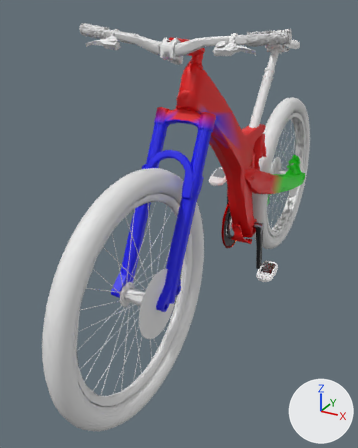
What one commit did to the glTF model apps/client/public/models/bikes/mtb.glb.
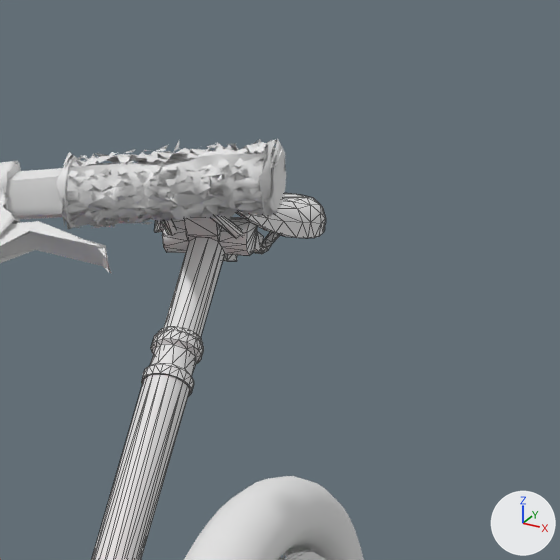
There are two pictures of each version: one whole from a 50 mm lens placed at (0.613, -1.63, 1.021), pointed at (-0.127, -0.284, 0.348), one close up on the part from 65% to 97% of the width and 0% to 26% of the height. Lighting does not change. The marker at lower right points along +X, +Y and +Z. The first two pictures are the older version. The close-ups show mesh edges as thin lines. Where no turn or scale is listed for an object, it has been applied to the vertices. Vertices at exactly the same position are counted once.

In view in the first close-up: 'cockpit', 'saddle', 'wheel_rear'.
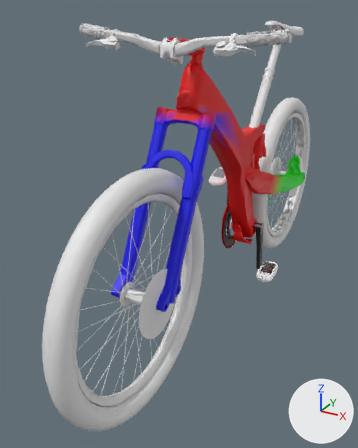
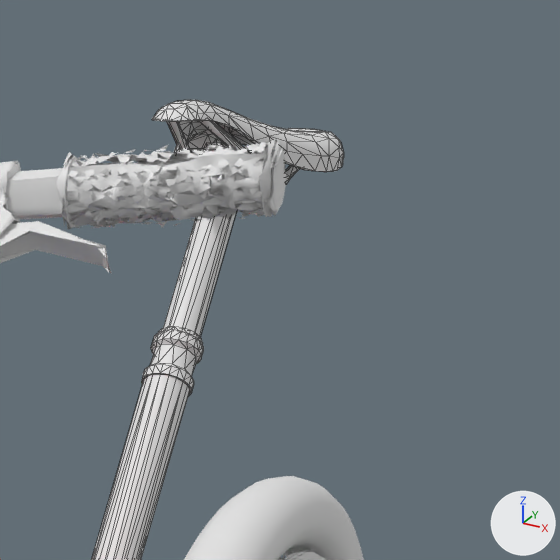
Pixel boxes (x1, y1, x2, y2) of what changed, in the close-ups (560 x 560 px; the box of a moved part takes in the faces that stretch with it):
```json
{"object": "saddle", "change": "reshaped", "before": [91, 193, 326, 560], "after": [91, 100, 344, 560]}
{"part": 1, "of": "me_saddle", "change": "moved or reshaped", "before": [154, 193, 326, 238], "after": [152, 100, 344, 172]}
{"part": 2, "of": "me_saddle", "change": "moved or reshaped", "before": [211, 216, 280, 254], "after": [196, 120, 300, 184]}
{"part": 3, "of": "me_saddle", "change": "moved or reshaped", "before": [162, 221, 177, 236], "after": [167, 121, 223, 151], "on screen": "mostly hidden before"}
{"part": 4, "of": "me_saddle", "change": "moved or reshaped", "before": [162, 217, 263, 337], "after": [163, 143, 250, 337]}
```

Edits to the scene script, one JSON object a line:
```json
{"block": "me_saddle", "where": "# used by ob_saddle; location = (0.0, 0.0, 0.0)"}
{"op": "remove", "block": "me_saddle", "code": "me_saddle.from_pydata(...)  # 737 vertices, 1454 faces; spans x -0.065..0.065, y 0.013..0.327, z 0.609..0.93"}
{"op": "add", "block": "me_saddle", "code": "me_saddle.from_pydata(...)  # 737 vertices, 1454 faces; spans x -0.065..0.065, y 0.013..0.361, z 0.609..0.975"}
{"block": "me_saddle", "change": "me_saddle part 1: the loose piece of 379 vertices spanning x -0.065..0.065, y 0.079..0.327, z 0.877..0.93 is moved by (0.0, 0.034, 0.045)"}
{"block": "me_saddle", "change": "me_saddle part 2: the loose piece of 57 vertices spanning x 0.005..0.044, y 0.093..0.316, z 0.865..0.925 is moved by (0.0, 0.034, 0.045)"}
{"block": "me_saddle", "change": "me_saddle part 3: the loose piece of 61 vertices spanning x -0.044..-0.005, y 0.092..0.316, z 0.865..0.924 is moved by (0.0, 0.034, 0.045)"}
{"block": "me_saddle", "change": "me_saddle part 4: the loose piece of 72 vertices spanning x -0.032..0.032, y 0.101..0.253, z 0.726..0.899 is moved by (0.0, 0.034, 0.045)"}
```
